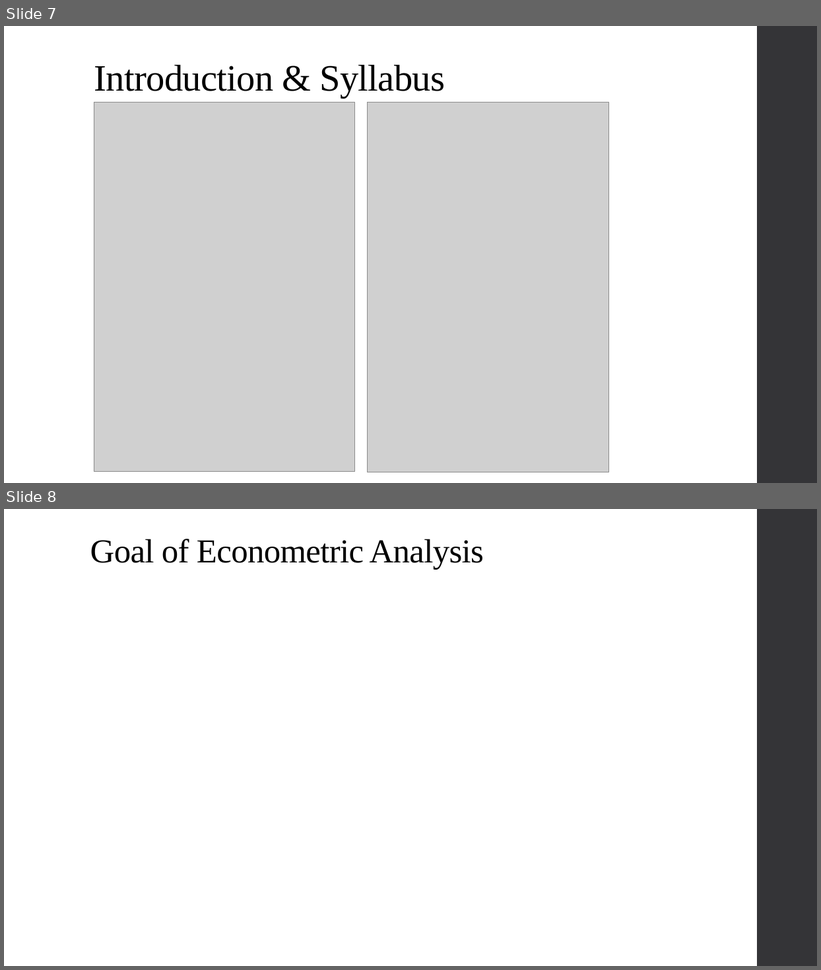
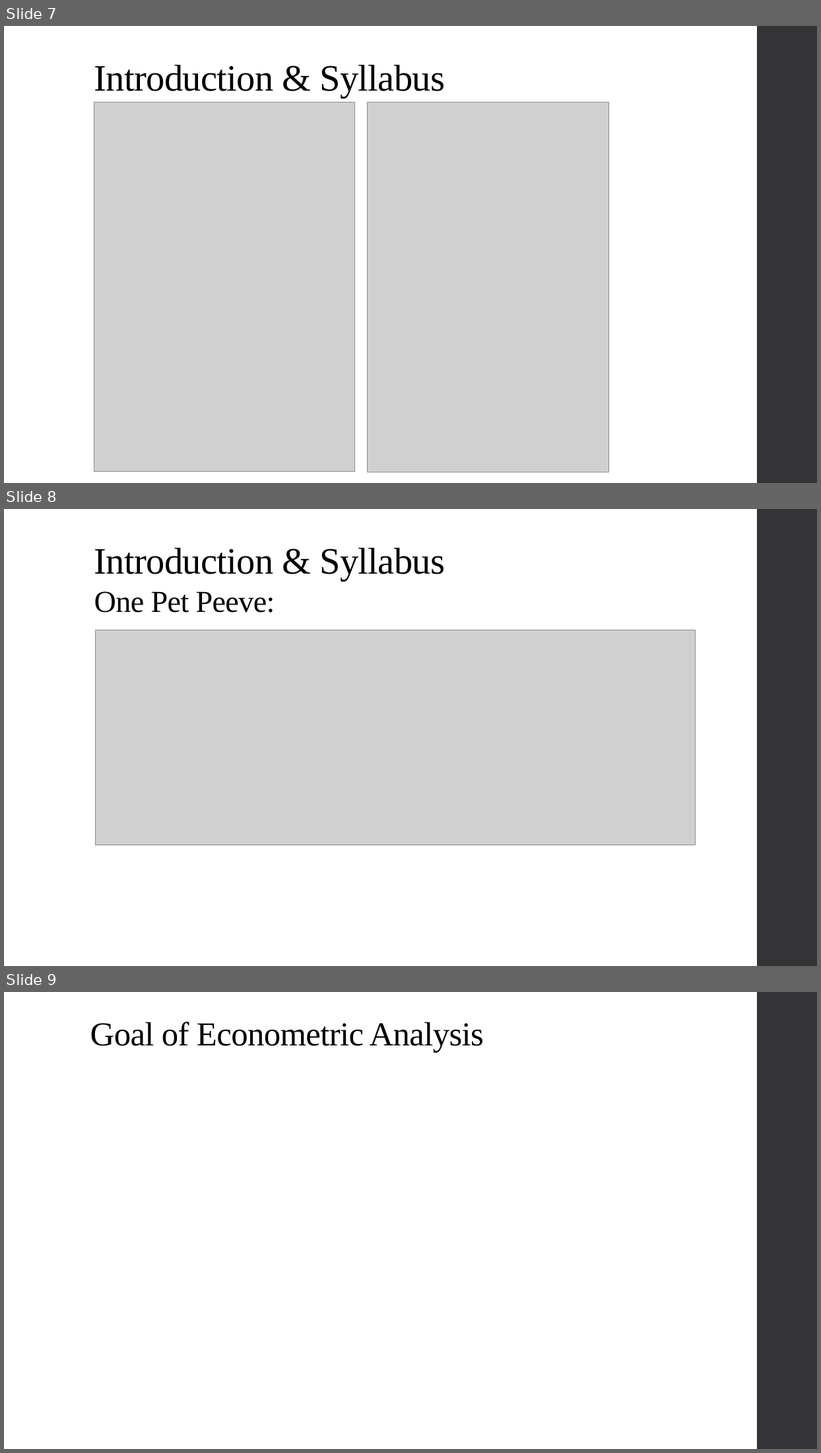
Before and after one commit to qiufei/fork-HAD5744, a slide deck: Lecture01_Introduction/Lecture1_Frameworks_2022F.pptx. Shown one above the other, each under a label of ours: slides 7 and 8 before the commit, slides 7, 8 and 9 after it. The pictures are 821x970 and 821x1453 pixels, drawn with LibreOffice and Linux fonts; fonts in the diff are those of the drawing; grey boxes stand for pictures. Boxes give left, top, right and bottom in pixels: in the first picture for what was removed or moved away, otherwise in the second. Text is boxed around its words. In the diff, an @@ line names an element or a change of style, - is before the commit and + after.

```diff
--- a/Lecture01_Introduction/Lecture1_Frameworks_2022F.pptx
+++ b/Lecture01_Introduction/Lecture1_Frameworks_2022F.pptx
@@ slide 8 added at (4, 509, 817, 966), background #FFFFFF; not listed: 1 template element that a slide beside it also shows @@
@@ text added at (94, 547, 445, 581), 44 pt, text #000000 @@
+Introduction & Syllabus
@@ title added at (94, 591, 275, 613), 36 pt, text #000000 @@
+One Pet Peeve:
@@ picture added at (96, 630, 696, 845) @@
@@ what was slide 8 is now slide 9 @@
```
Also in this commit, not shown: 31 other files.
